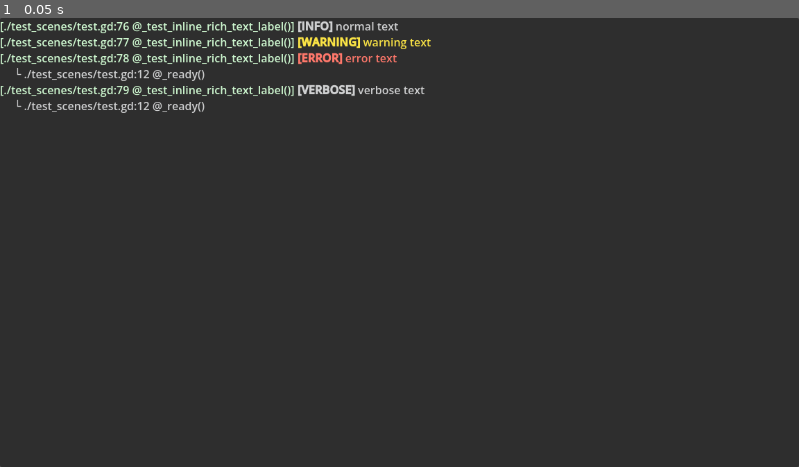
Above: before the commit, frame 1.
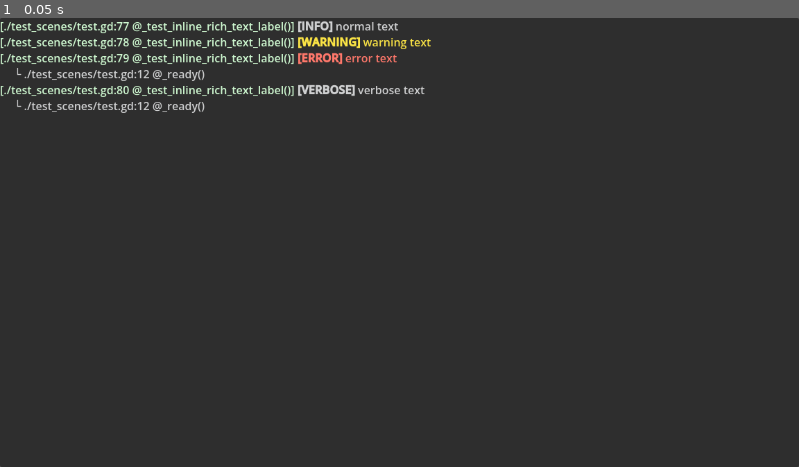
Above: after the commit, the same moment.

Repository: anchork/CLog_for_Godot4
Game: Godot game, scene res://test_scenes/test.tscn
Two runs of this game, one before a commit and one after it. Both use one fixed random seed, a clock stepped at 60 frames per second and the inputs below.
Inputs:
- Up to frame 1 (0.05 s): no input

The runs differ from the first frame. In frame 1, less than 0.1% of the frame differs, in the area x 14-17%, y 0-17%.

Commit message:
feat: add stack offset test method

Diff:
--- a/test_scenes/test.gd
+++ b/test_scenes/test.gd
@@ -10,6 +10,7 @@
 	_test_v()
 	_test_timer()
 	_test_inline_rich_text_label()
+	_test_o_stack_offset()
 
 
 func _test_output() -> void:
@@ -77,3 +78,15 @@
 	rich_text_label.append_text(CLog.w("warning text"))
 	rich_text_label.append_text(CLog.e("error text"))
 	rich_text_label.append_text(CLog.v("verbose text"))
+
+func _test_o_stack_offset() -> void:
+	var wrapper1:Callable = (
+		func(message:String) -> void:
+			CLog.o_stack_offset(1, message)
+	)
+
+	wrapper1.call("output: @_text_o_stack_offset")
+
+	CLog.o_stack_offset(-1, "output: @o_stack_offset()")
+
+	CLog.o_stack_offset(100, "output: UNKNOWN CALLER")
